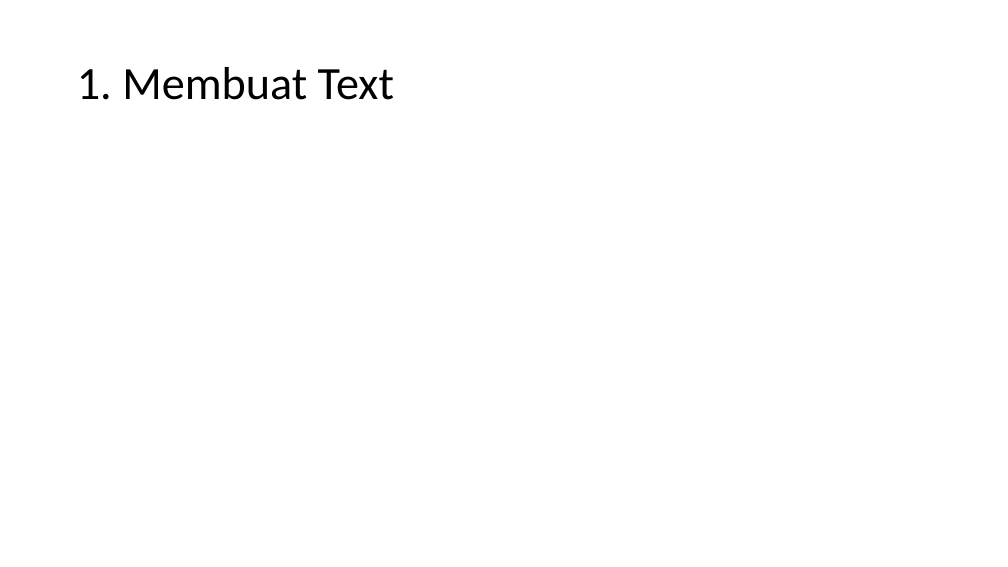
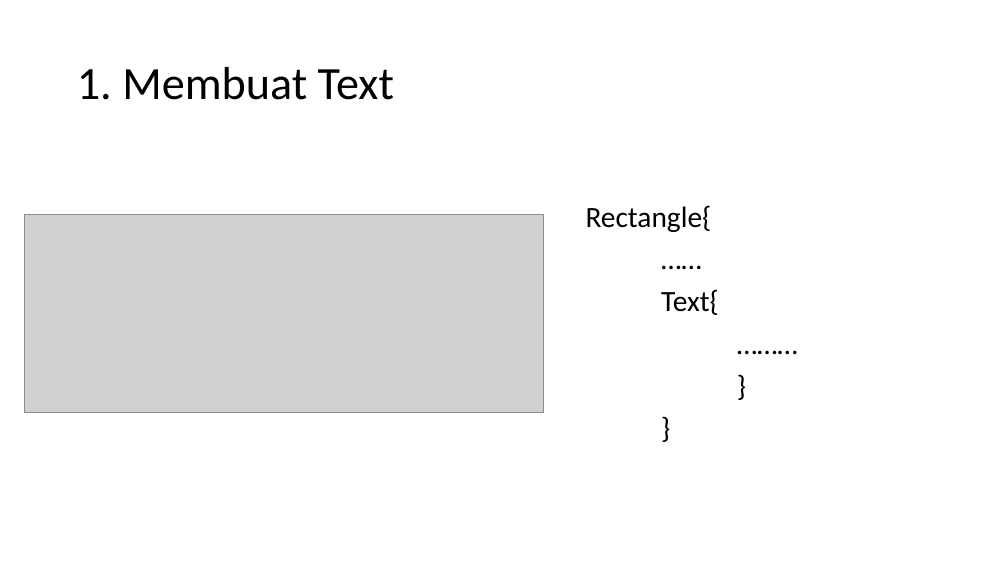
Before and after one commit to muhammadhusni777/Ardumeka-Pygame, a slide deck: slide 20 of Presentasi.pptx (slide 18 before the commit). Drawn at 1008x567 pixels with LibreOffice and Linux fonts; fonts in the diff are those of the drawing; grey boxes stand for pictures. Boxes give left, top, right and bottom in pixels: in the first picture for what was removed or moved away, otherwise in the second. Text is boxed around its words. In the diff, an @@ line names an element or a change of style, - is before the commit and + after.

```diff
--- a/Presentasi.pptx
+++ b/Presentasi.pptx
@@ text added at <box>586,205,719,315</box>, 28 pt, text #000000 @@
+Rectangle{
+……
+Text{
+………
+}
+}
@@ picture added at <box>25,214,544,413</box> @@
```
Also in this commit, not shown: 6 other slides changed, 13 slides added, 1 slide removed, 6 other files.
